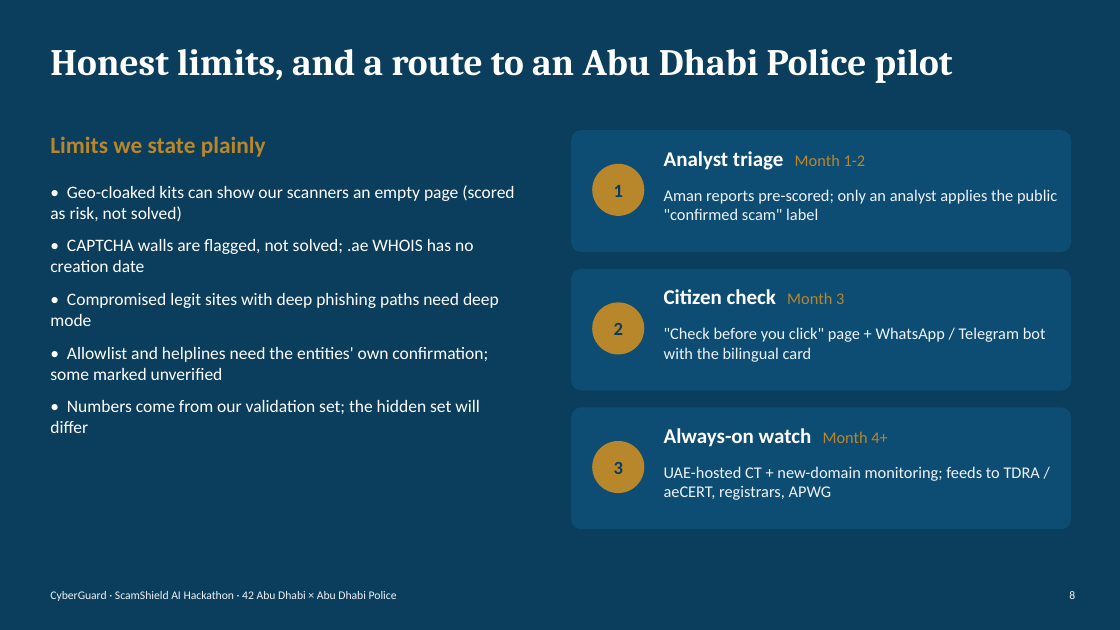
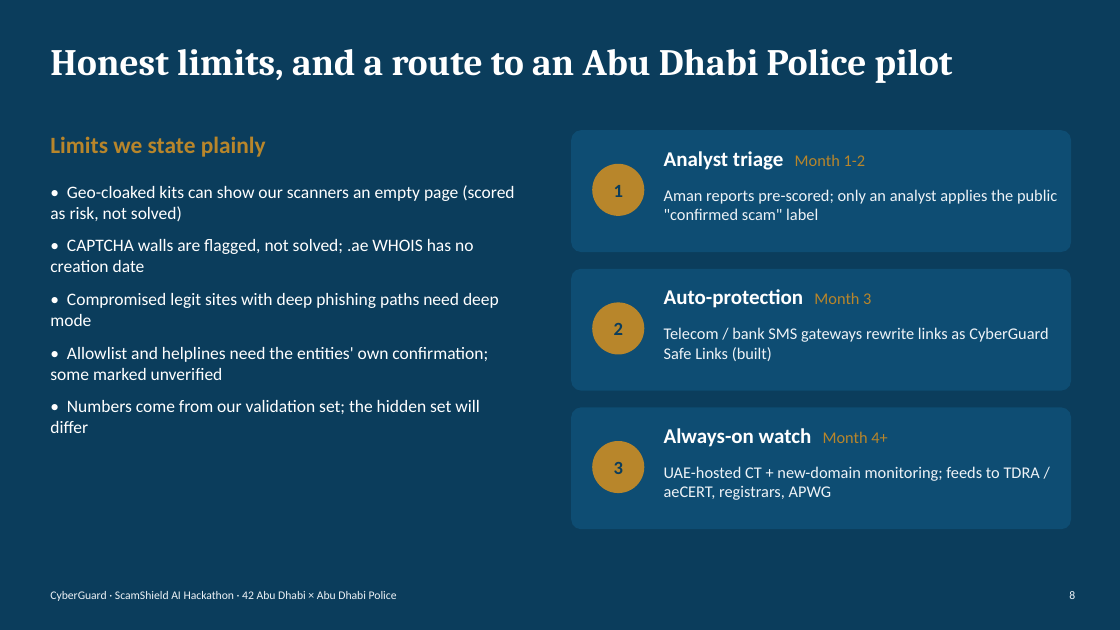
Before and after one commit to Saif-Alazazi/CyberGuard, a slide deck: slide 8 of docs/CyberGuard_Presentation.pptx. Drawn at 1120x630 pixels with LibreOffice and Linux fonts; fonts in the diff are those of the drawing. Boxes give left, top, right and bottom in pixels: in the first picture for what was removed or moved away, otherwise in the second. Text is boxed around its words. In the diff, an @@ line names an element or a change of style, - is before the commit and + after.

```diff
--- a/docs/CyberGuard_Presentation.pptx
+++ b/docs/CyberGuard_Presentation.pptx
@@ text at [664,289,871,308]: text changed @@
-Citizen check Month 3
+Auto-protection Month 3
@@ text at [664,327,1048,361]: text changed @@
-"Check before you click" page + WhatsApp / Telegram bot with the bilingual card
+Telecom / bank SMS gateways rewrite links as CyberGuard Safe Links (built)
```
Also in this commit, not shown: 5 other slides changed, 39 other files.
